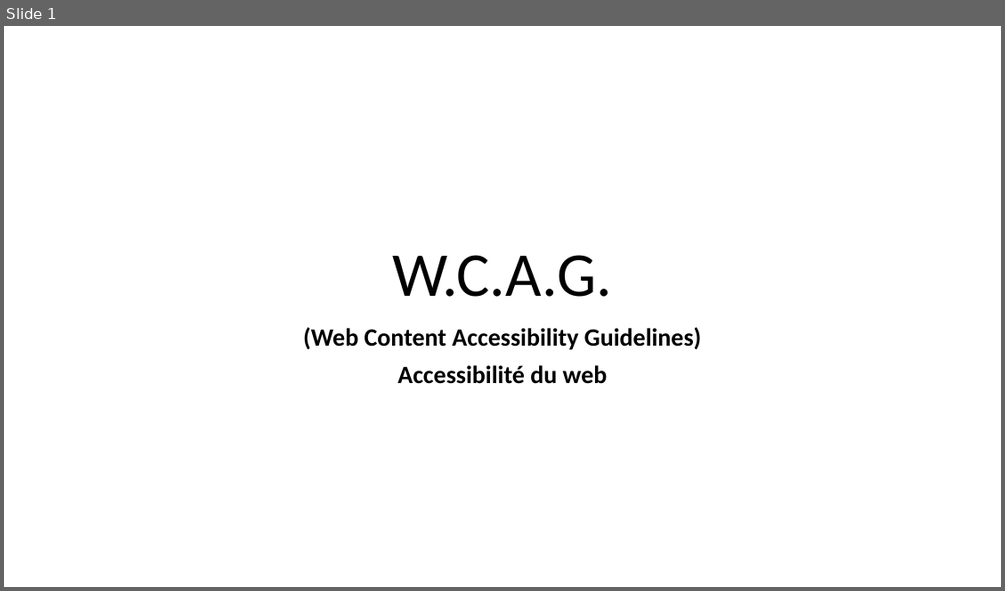
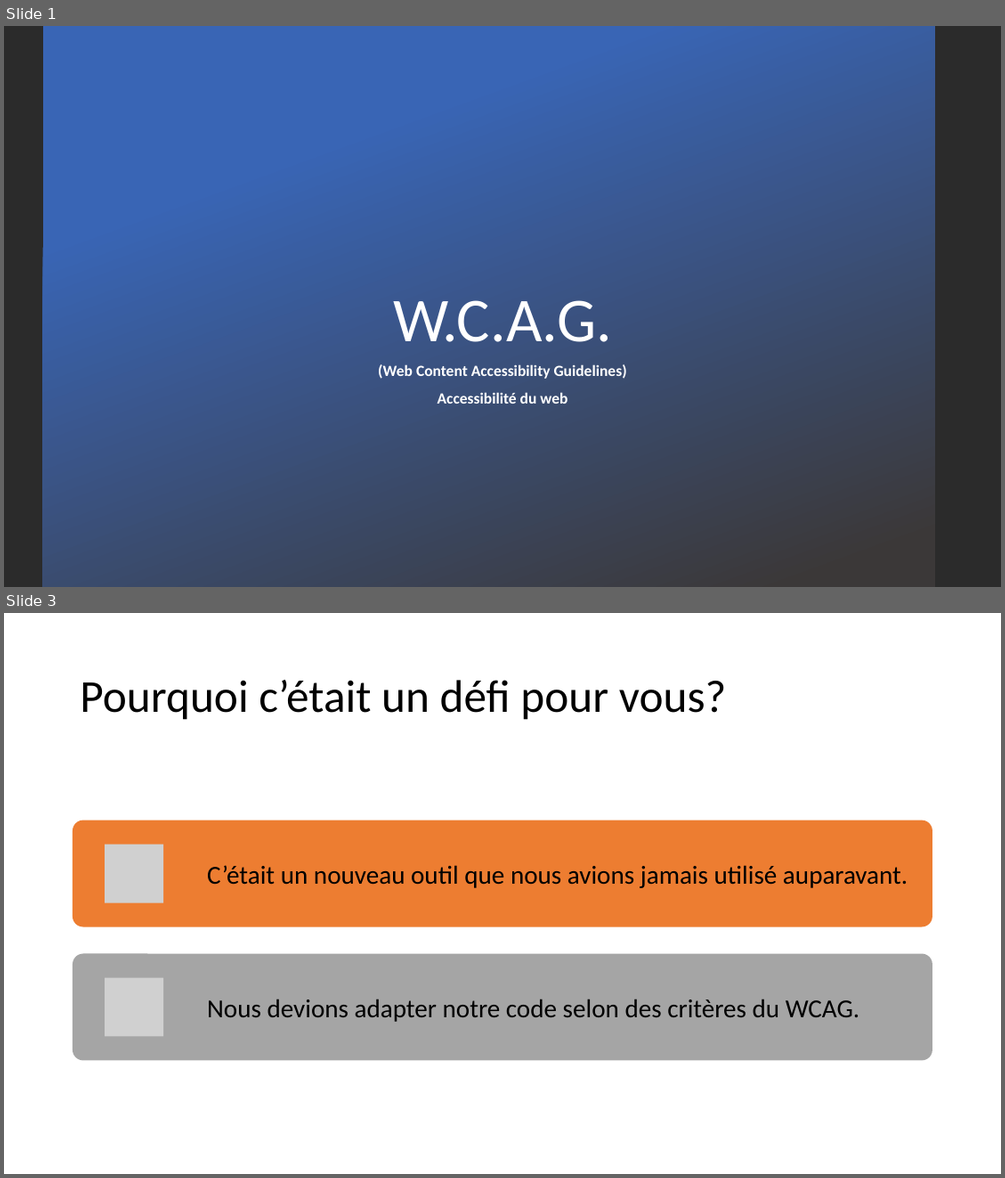
Before and after one commit to zacouse/GestionStages, a slide deck: PrésentationDéfi/WACG.pptx. Shown one above the other, each under a label of ours: slide 1 before the commit, slides 1 and 3 after it; the slides between them are not shown. The pictures are 1005x591 and 1005x1178 pixels, drawn with LibreOffice and Linux fonts; fonts in the diff are those of the drawing; grey boxes stand for pictures; background and template pictures are left out; a plain dark background stands for a picture behind light text. Boxes give left, top, right and bottom in pixels: in the first picture for what was removed or moved away, otherwise in the second. Text is boxed around its words. In the diff, an @@ line names an element or a change of style, - is before the commit and + after.

Commit message:
Final WCAG powerpoint

```diff
--- a/PrésentationDéfi/WACG.pptx
+++ b/PrésentationDéfi/WACG.pptx
@@ slide 3 added at [4, 613, 1001, 1174], background #FFFFFF @@
@@ title added at [80, 680, 727, 720], 44 pt, text #000000 @@
+Pourquoi c’était un défi pour vous?
@@ group added at [73, 820, 933, 1060]: 2 rounded rectangles, 2 pictures, 2 texts @@
+C’était un nouveau outil que nous avions jamais utilisé auparavant.
+Nous devions adapter notre code selon des critères du WCAG.
@@ slide 1 changed as well @@
@@ background #FFFFFF to picture (left out) @@
@@ rectangle added at [43, 26, 935, 587], fill gradient #3965B5 to #3B3838 @@
@@ title "W.C.A.G.": place and size @@
-title "W.C.A.G." at [393, 255, 612, 297]
+title "W.C.A.G." at [393, 300, 612, 342]
@@ title "W.C.A.G." at [393, 300, 612, 342]: text colour #000000 to #FFFFFF @@
@@ subtitle "(Web Content Accessibility Guidelines)": place and size @@
-subtitle "(Web Content Accessibility Guidelines)" at [303, 327, 702, 384]
+subtitle "(Web Content Accessibility Guidelines)" at [378, 364, 627, 403]
@@ subtitle "(Web Content Accessibility Guidelines)" at [378, 364, 627, 403]: size 24 to 15 pt, text colour #000000 to #FFFFFF @@
```
Also in this commit, not shown: 8 other slides added, 5 slides removed.
